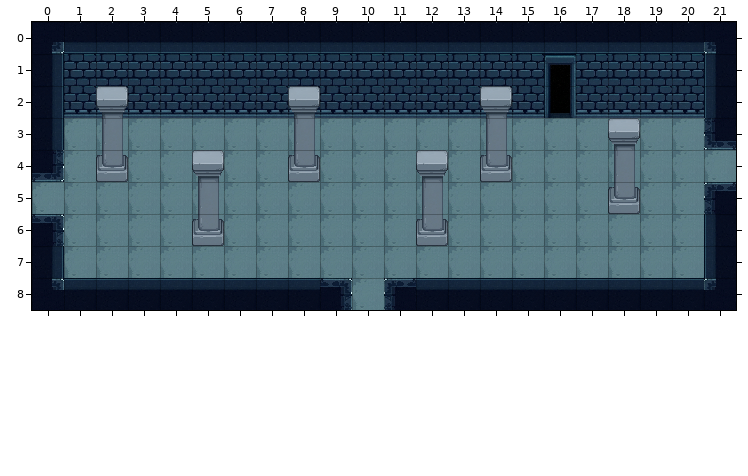
Two versions of a level (Tiled map, assets/map/Corridor.tmx). The first picture shows the starting point.
Cells are 32x32 px. Shown: x 0..21, y 0..8.
And afterwards:
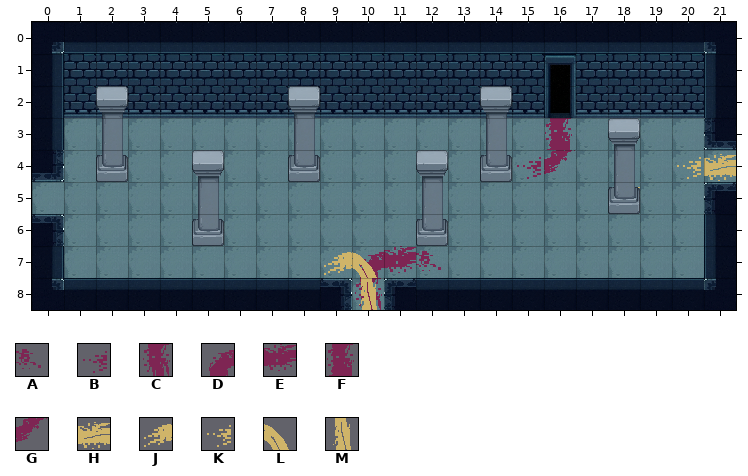
Key: from "bookself": A 75, B 79, C 87, D 88, E 89, F 90, G 101, H 122, J 140, K 155, L 176, M 205.
_ is an empty cell, . an unchanged one.
Tiles of an added or newly shown layer are drawn over the layers below it.
Diff:
--- layer "Blood" (added)
@@ x 15..16 @@
-3 ._
-4 __
+3 .F
+4 BG
@@ x 10..12 @@
-7 ___
-8 _..
+7 DEA
+8 C..
--- layer "Queen_Blood" (added)
@@ x 20..21 @@
-4 __
+4 KH
@@ x 9..10 @@
-7 __
-8 ._
+7 JL
+8 .M
Boxes around the changes in both pictures, in picture pixels (x1, y1, x2, y2):
added: (517, 118, 575, 179)
added: (677, 154, 736, 181)
added: (324, 246, 441, 310)
